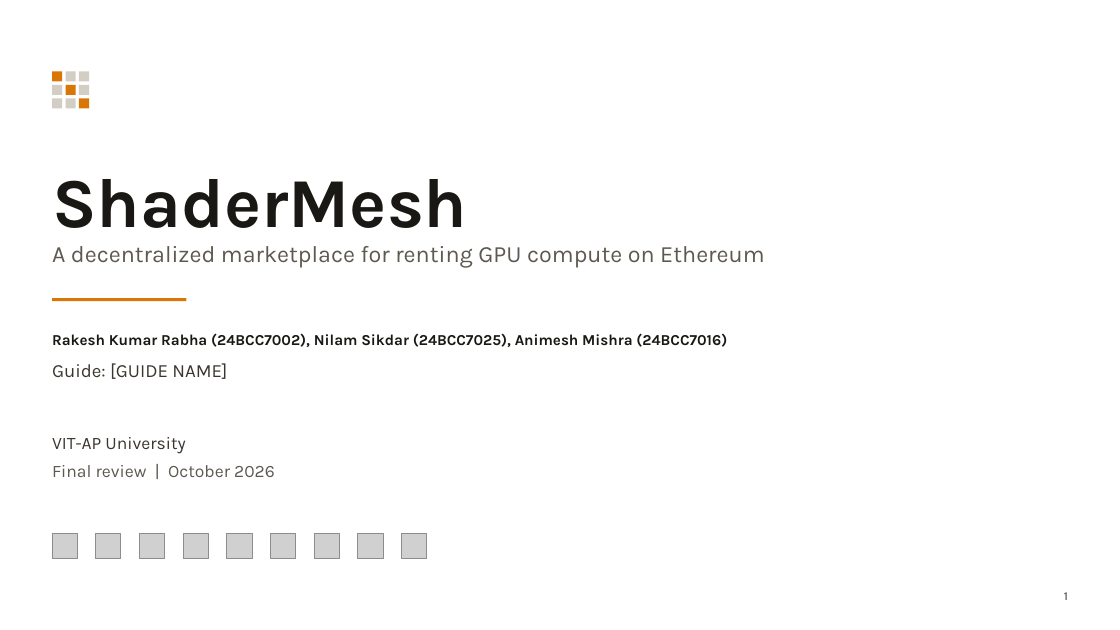
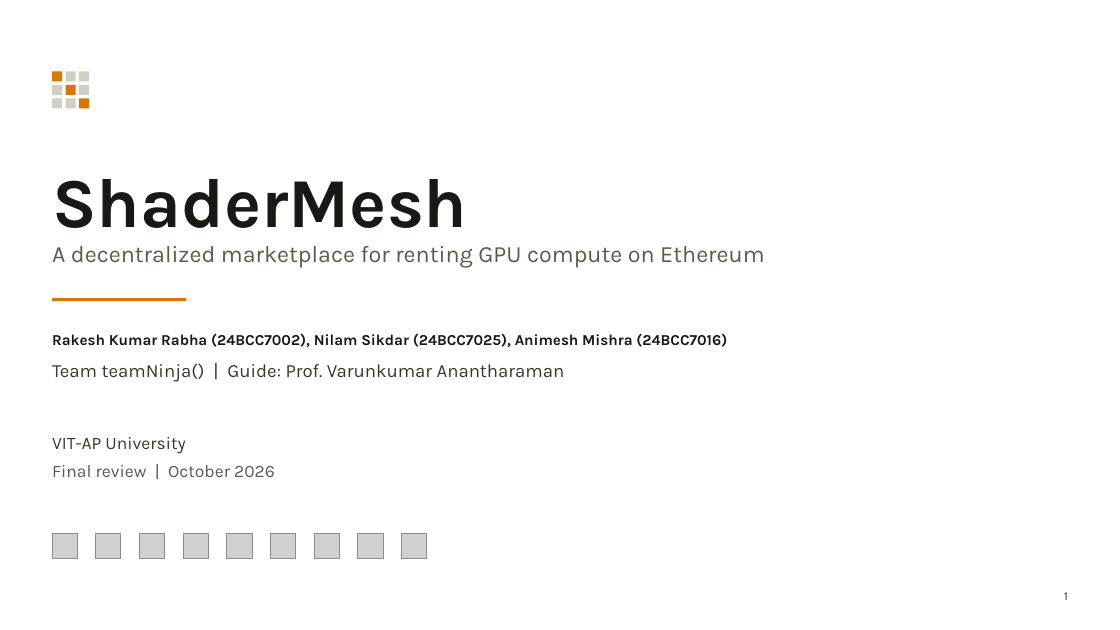
Before and after one commit to 0xPixelNinja/ShaderMesh, a slide deck: slide 1 of docs/ShaderMesh-Presentation.pptx. Drawn at 1120x630 pixels with LibreOffice and Linux fonts; fonts in the diff are those of the drawing; grey boxes stand for pictures. Boxes give left, top, right and bottom in pixels: in the first picture for what was removed or moved away, otherwise in the second. Text is boxed around its words. In the diff, an @@ line names an element or a change of style, - is before the commit and + after.

Commit message:
docs: add the guide and team name to the project report and deck

```diff
--- a/docs/ShaderMesh-Presentation.pptx
+++ b/docs/ShaderMesh-Presentation.pptx
@@ text at (52, 363, 565, 382): text changed @@
-Guide: [GUIDE NAME]
+Team teamNinja() | Guide: Prof. Varunkumar Anantharaman
```
Also in this commit, not shown: 5 other files.
